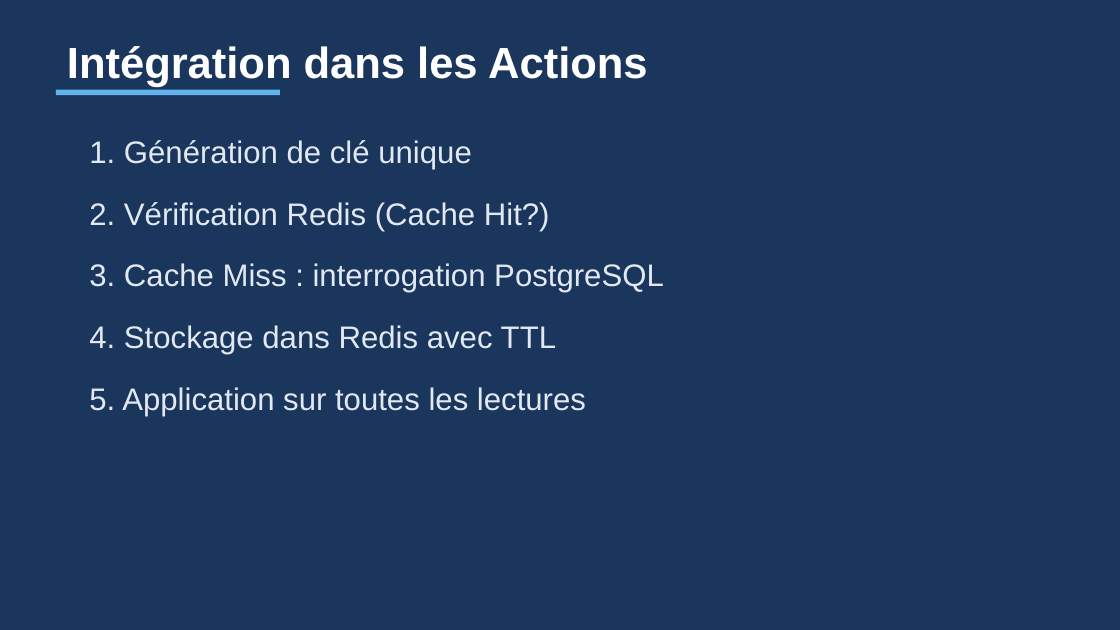
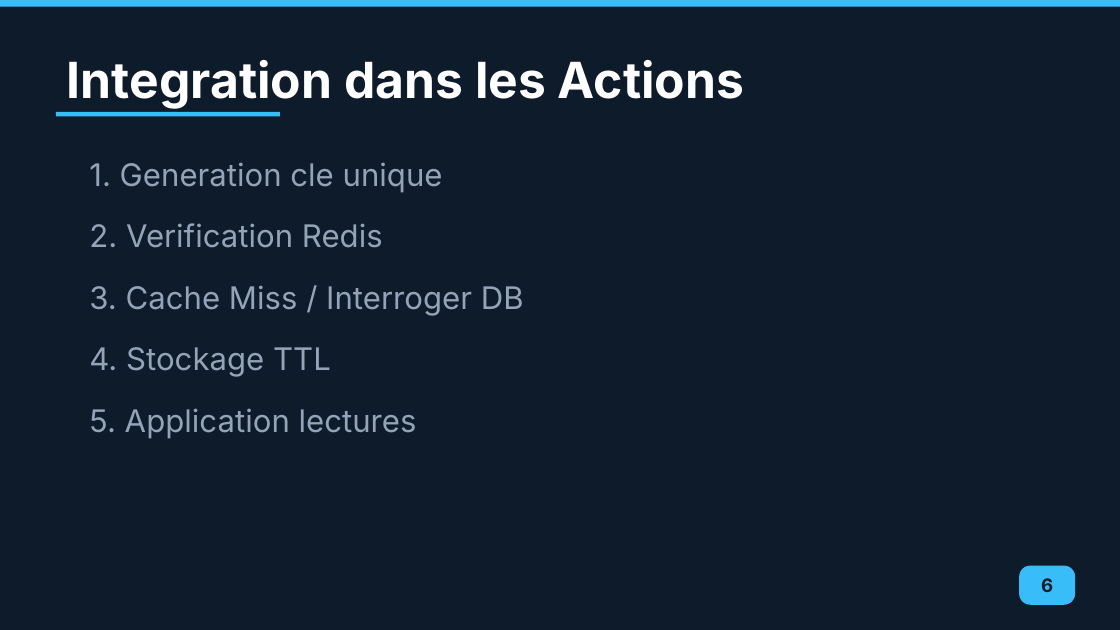
Before and after one commit to Zeinot/marketplace-saas, a slide deck: slide 6 of output/Presentation_Cache_Redis.pptx. Drawn at 1120x630 pixels with LibreOffice and Linux fonts; fonts in the diff are those of the drawing. Boxes give left, top, right and bottom in pixels: in the first picture for what was removed or moved away, otherwise in the second. Text is boxed around its words. In the diff, an @@ line names an element or a change of style, - is before the commit and + after.

```diff
--- a/output/Presentation_Cache_Redis.pptx
+++ b/output/Presentation_Cache_Redis.pptx
@@ background #1A365D to #0D1B2A @@
@@ rectangle added at [0,0,1120,7], fill #38BDF8 @@
@@ text at [67,60,744,108]: text changed; size 28 to 32 pt; font Arial to Inter @@
-Intégration dans les Actions
+Integration dans les Actions
@@ rectangle: place and size @@
-rectangle at [56,90,280,95]
+rectangle at [56,112,280,116]
@@ rectangle at [56,112,280,116]: fill #63B3ED to #38BDF8 @@
@@ text at [89,162,443,193]: text changed; font Arial to Inter; text colour #E2E8F0 to #94A3B8 @@
-1. Génération de clé unique
+1. Generation cle unique
@@ text at [89,223,383,248]: text changed; font Arial to Inter; text colour #E2E8F0 to #94A3B8 @@
-2. Vérification Redis (Cache Hit?)
+2. Verification Redis
@@ text at [89,285,524,316]: text changed; font Arial to Inter; text colour #E2E8F0 to #94A3B8 @@
-3. Cache Miss : interrogation PostgreSQL
+3. Cache Miss / Interroger DB
@@ text at [89,347,331,377]: text changed; font Arial to Inter; text colour #E2E8F0 to #94A3B8 @@
-4. Stockage dans Redis avec TTL
+4. Stockage TTL
@@ text at [89,408,417,439]: text changed; font Arial to Inter; text colour #E2E8F0 to #94A3B8 @@
-5. Application sur toutes les lectures
+5. Application lectures
@@ rounded rectangle added at [1019,566,1075,605], fill #38BDF8 @@
@@ text added at [1041,578,1053,592], 12 pt, text #0D1B2A, bold @@
+6
```
Also in this commit, not shown: 9 other slides changed, 13 other files.
